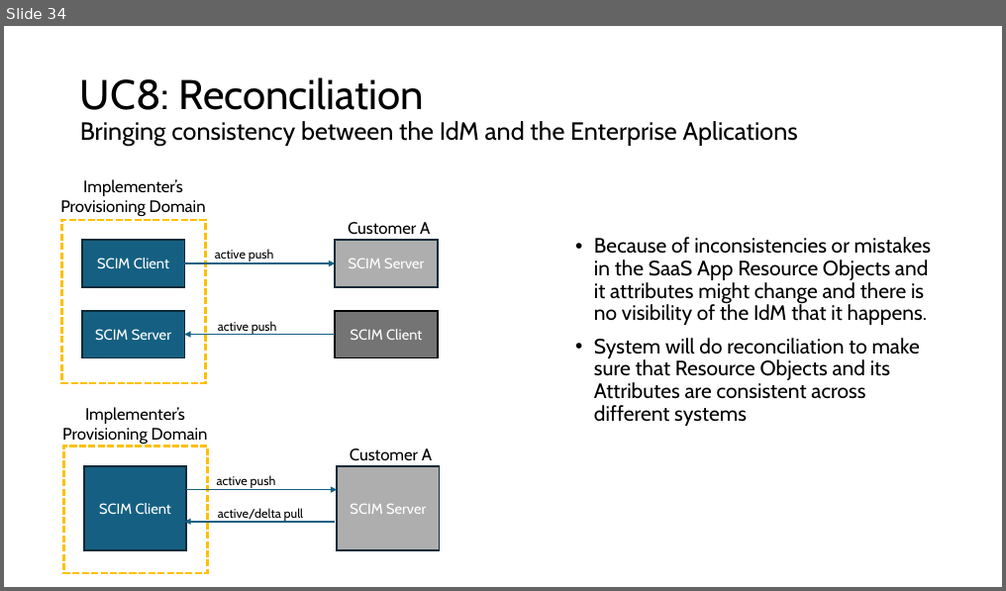
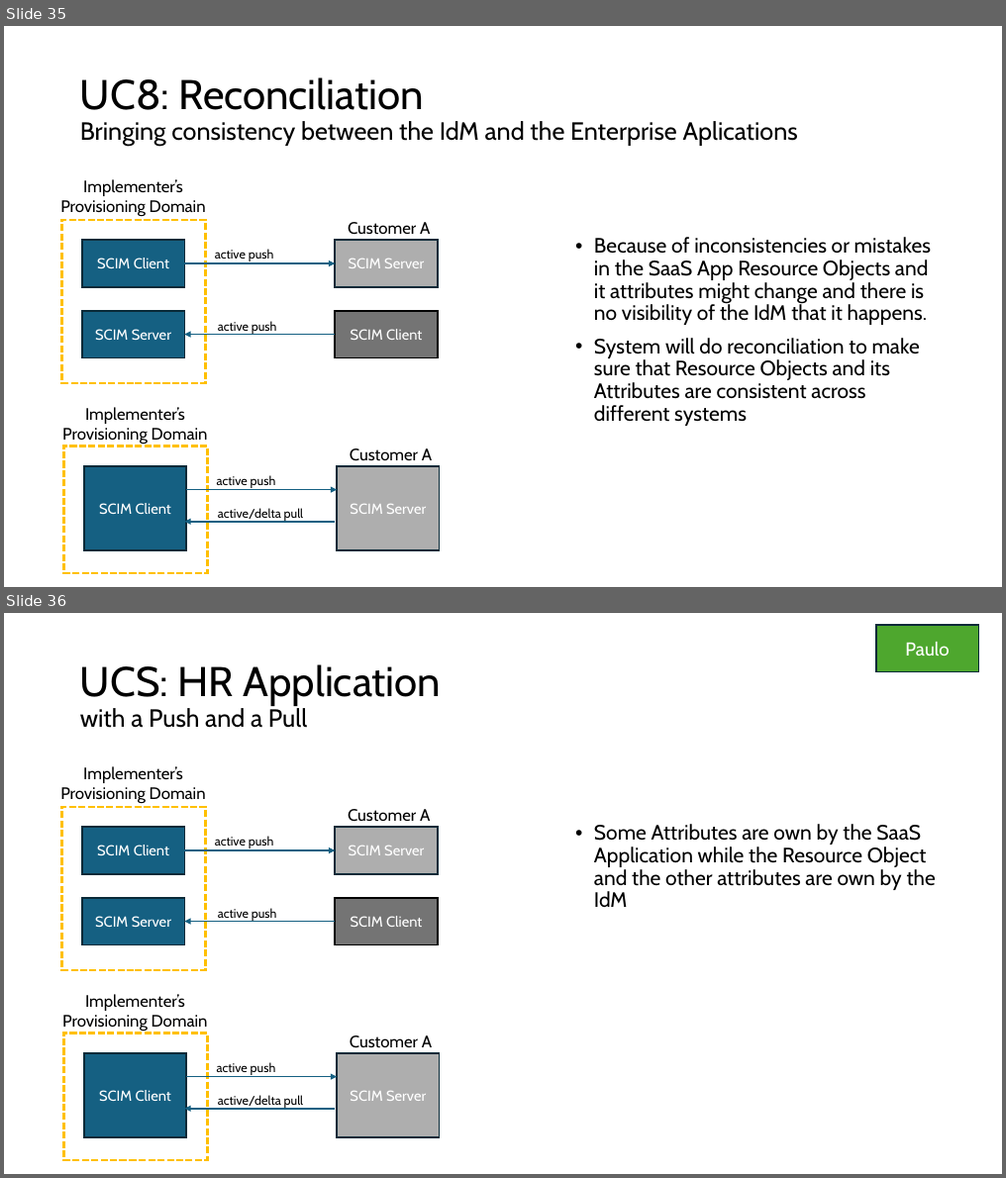
Before and after one commit to pamelatech/scim-use-case-revamp, a slide deck: Use Cases 29 Mar 2024.pptx. Shown one above the other, each under a label of ours: slide 34 before the commit, slides 35 and 36 after it. The pictures are 1006x591 and 1006x1178 pixels, drawn with LibreOffice and Linux fonts; fonts in the diff are those of the drawing. Boxes give left, top, right and bottom in pixels: in the first picture for what was removed or moved away, otherwise in the second. Text is boxed around its words. In the diff, an @@ line names an element or a change of style, - is before the commit and + after.

```diff
--- a/Use Cases 29 Mar 2024.pptx
+++ b/Use Cases 29 Mar 2024.pptx
@@ slide 36 added at (x1=4, y1=613, x2=1002, y2=1174), background #FFFFFF @@
@@ rectangle added at (x1=876, y1=625, x2=979, y2=672), fill #4EA72E, outline #092A39 1.5 pt, 18 pt, text #FFFFFF @@
+Paulo
@@ title added at (x1=80, y1=664, x2=442, y2=728), 40 pt, text #000000 @@
+UCS: HR Application
+with a Push and a Pull
@@ text added at (x1=60, y1=766, x2=206, y2=803), 16 pt, text #000000 @@
+Implementer’s
+Provisioning Domain
@@ rectangle added at (x1=61, y1=807, x2=205, y2=970), outline #FFC000 2.25 pt dashed @@
@@ text added at (x1=348, y1=809, x2=430, y2=822), 16 pt, text #000000 @@
+Customer A
@@ rectangle added at (x1=82, y1=827, x2=184, y2=874), fill #156082, outline #092A39 1.5 pt, 14 pt, text #FFFFFF @@
+SCIM Client
@@ text added at (x1=215, y1=836, x2=274, y2=849), 12 pt, text #000000 @@
+active push
@@ rectangle added at (x1=335, y1=827, x2=438, y2=874), fill #AEAEAE, outline #092A39 1.5 pt, 14 pt, text #FFFFFF @@
+SCIM Server
@@ text added at (x1=594, y1=824, x2=936, y2=907), 20 pt, text #000000 @@
+• Some Attributes are own by the SaaS Application while the Resource Object and the other attributes are own by the IdM
@@ arrow added from (184, 851) to (335, 851), #156082 1.5 pt @@
@@ rectangle added at (x1=82, y1=898, x2=184, y2=946), fill #156082, outline #092A39 1.5 pt, 14 pt, text #FFFFFF @@
+SCIM Server
@@ text added at (x1=218, y1=908, x2=277, y2=921), 12 pt, text #000000 @@
+active push
@@ rectangle added at (x1=335, y1=898, x2=438, y2=946), fill #747474, outline #000000 1.5 pt, 14 pt, text #FFFFFF @@
+SCIM Client
@@ arrow added from (335, 922) to (184, 922), #156082 1.5 pt @@
@@ text added at (x1=62, y1=994, x2=208, y2=1031), 16 pt, text #000000 @@
+Implementer’s
+Provisioning Domain
@@ rectangle added at (x1=63, y1=1033, x2=208, y2=1160), outline #FFC000 2.25 pt dashed @@
@@ rectangle added at (x1=84, y1=1054, x2=187, y2=1138), fill #156082, outline #092A39 1.5 pt, 14 pt, text #FFFFFF @@
+SCIM Client
@@ rectangle added at (x1=338, y1=1054, x2=440, y2=1138), fill #AEAEAE, outline #092A39 1.5 pt, 14 pt, text #FFFFFF @@
+SCIM Server
@@ text added at (x1=350, y1=1036, x2=432, y2=1049), 16 pt, text #000000 @@
+Customer A
@@ arrow added from (187, 1077) to (338, 1077), #156082 1.5 pt @@
@@ text added at (x1=217, y1=1062, x2=276, y2=1075), 12 pt, text #000000 @@
+active push
@@ arrow added from (335, 1109) to (184, 1109), #156082 1.5 pt @@
@@ text added at (x1=218, y1=1095, x2=304, y2=1108), 12 pt, text #000000 @@
+active/delta pull
@@ what was slide 34 is now slide 35 @@
```
Also in this commit, not shown: 2 slides changed, 2 other slides added.
